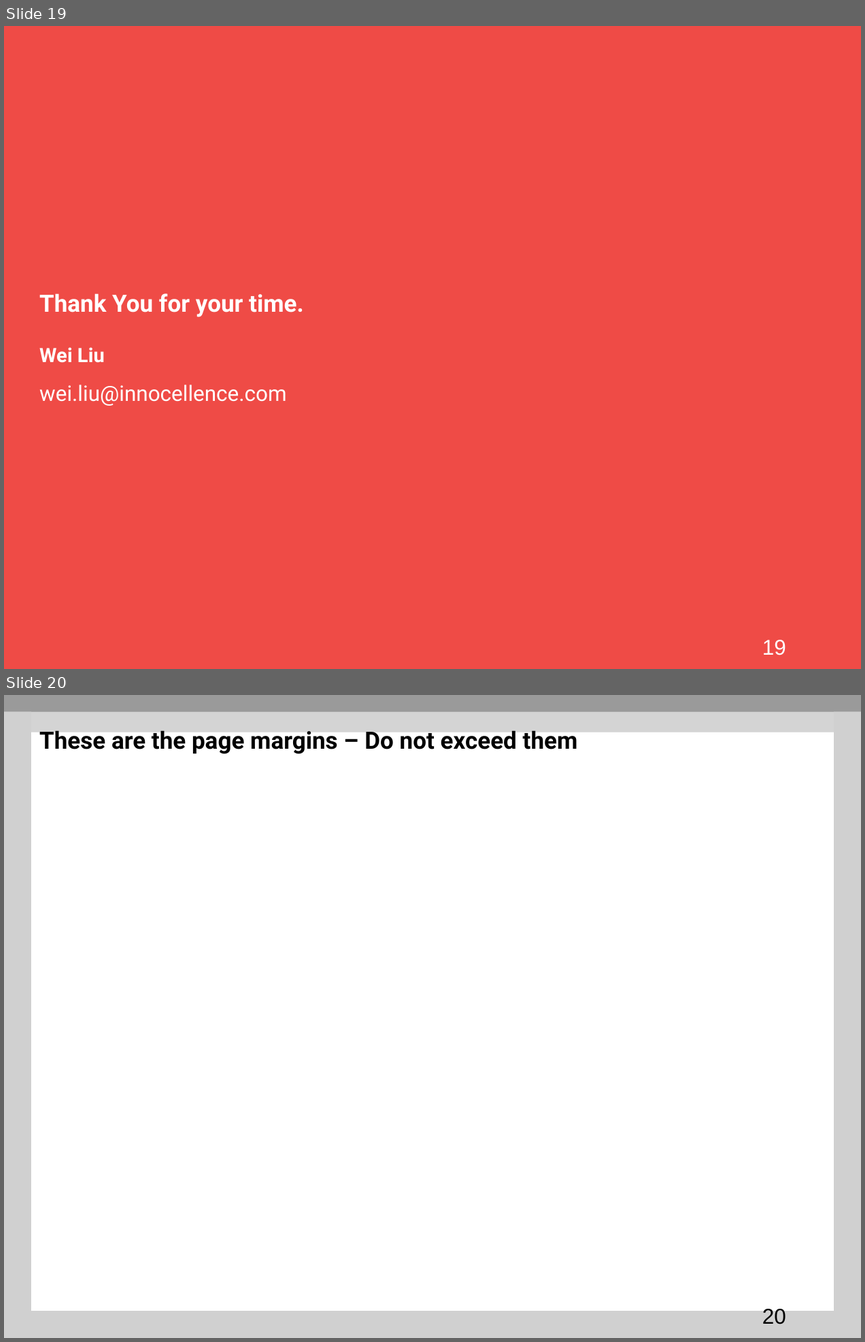
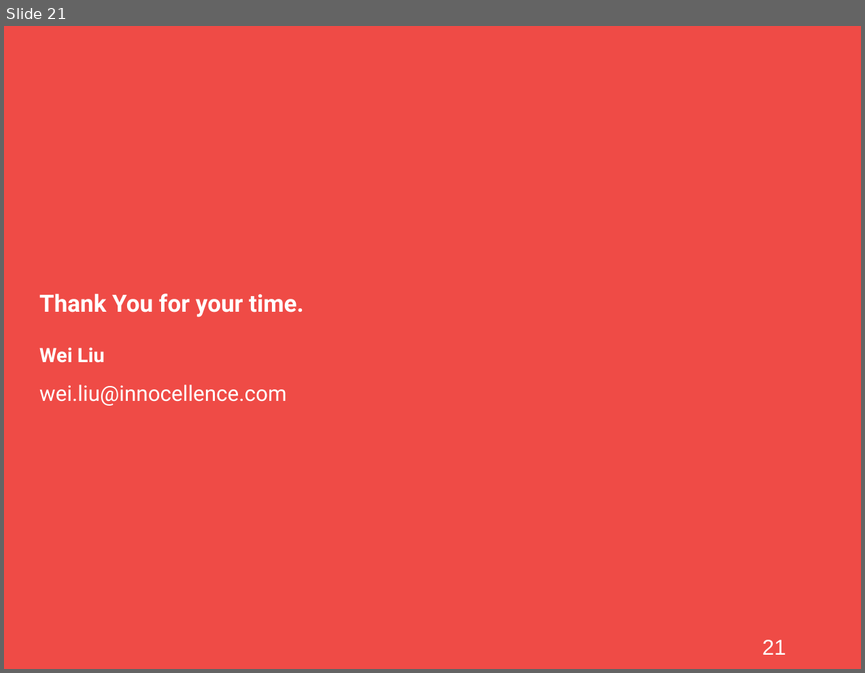
Before and after one commit to roostinghawk/datatables-demo, a slide deck: doc/ppt/DataTables_Introductioin.ppt. Shown one above the other, each under a label of ours: slides 19 and 20 before the commit, slide 21 after it. The pictures are 865x1342 and 865x673 pixels, drawn with LibreOffice and Linux fonts; fonts in the diff are those of the drawing; grey boxes stand for pictures. Boxes give left, top, right and bottom in pixels: in the first picture for what was removed or moved away, otherwise in the second. Text is boxed around its words. In the diff, an @@ line names an element or a change of style, - is before the commit and + after.

```diff
--- a/doc/ppt/DataTables_Introductioin.ppt
+++ b/doc/ppt/DataTables_Introductioin.ppt
@@ slide 20 removed at (x1=4, y1=695, x2=861, y2=1338), background #FFFFFF @@
@@ rectangle removed at (x1=4, y1=695, x2=861, y2=732) @@
@@ rectangle removed at (x1=4, y1=695, x2=861, y2=712) @@
@@ rectangle removed at (x1=4, y1=695, x2=861, y2=732) @@
@@ rectangle removed at (x1=4, y1=695, x2=861, y2=712) @@
@@ rectangle removed at (x1=4, y1=695, x2=861, y2=732) @@
@@ rectangle removed at (x1=4, y1=695, x2=861, y2=712) @@
@@ picture removed at (x1=4, y1=712, x2=31, y2=1338) @@
@@ picture removed at (x1=834, y1=712, x2=861, y2=1338) @@
@@ title removed at (x1=39, y1=730, x2=578, y2=755) @@
-These are the page margins – Do not exceed them
@@ page number removed at (x1=762, y1=1306, x2=786, y2=1324) @@
-20
@@ picture removed at (x1=31, y1=1310, x2=834, y2=1338) @@
@@ what was slide 19 is now slide 21 @@
@@ page number at (x1=762, y1=639, x2=786, y2=654): text changed @@
-19
+21
```
Also in this commit, not shown: 3 slides changed, 3 slides added.
